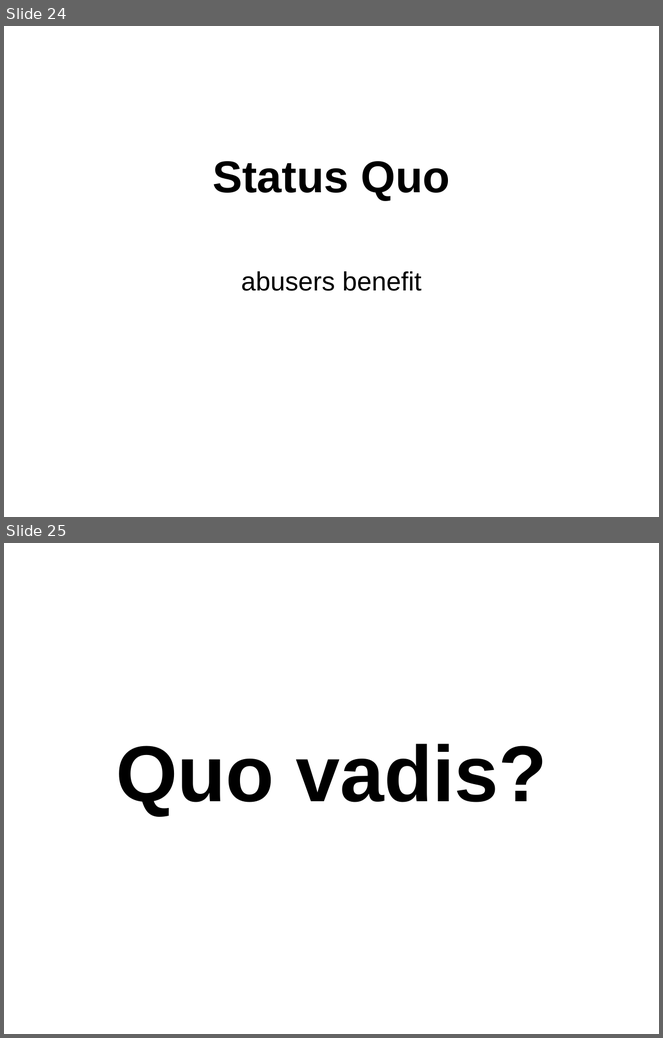
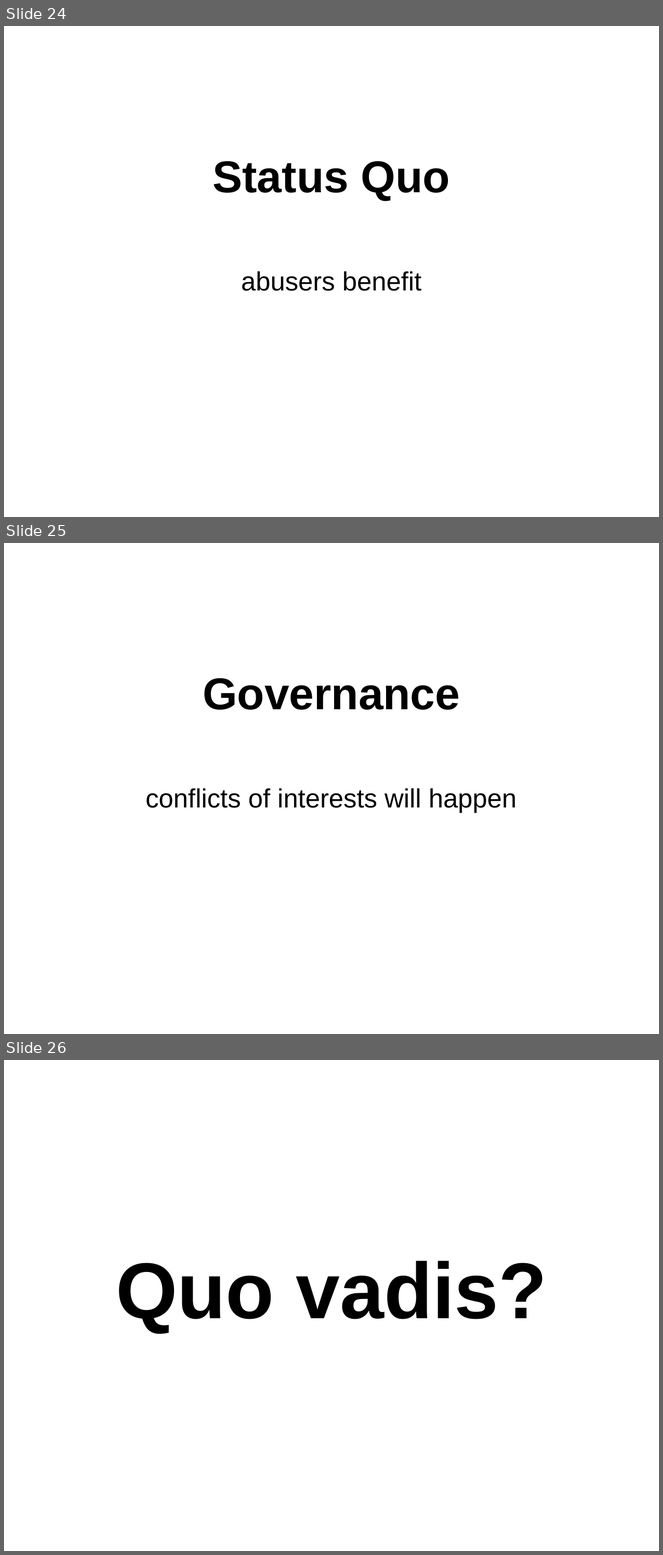
Before and after one commit to danvet/danvet.github.io, a slide deck: slides/lca-2018.odp. Shown one above the other, each under a label of ours: slides 24 and 25 before the commit, slides 24, 25 and 26 after it. The pictures are 663x1038 and 663x1555 pixels, drawn with LibreOffice and Linux fonts; fonts in the diff are those of the drawing. Boxes give left, top, right and bottom in pixels: in the first picture for what was removed or moved away, otherwise in the second. Text is boxed around its words. In the diff, an @@ line names an element or a change of style, - is before the commit and + after.

```diff
--- a/slides/lca-2018.odp
+++ b/slides/lca-2018.odp
@@ slide 25 added at (x1=4, y1=543, x2=659, y2=1034), background #FFFFFF @@
@@ title added at (x1=203, y1=678, x2=460, y2=710), 54 pt, text #000000, bold @@
+Governance
@@ subtitle added at (x1=145, y1=788, x2=517, y2=813), 32 pt, text #000000 @@
+conflicts of interests will happen
@@ what was slide 25 is now slide 26 @@
```
Also in this commit, not shown: 2 other files.
